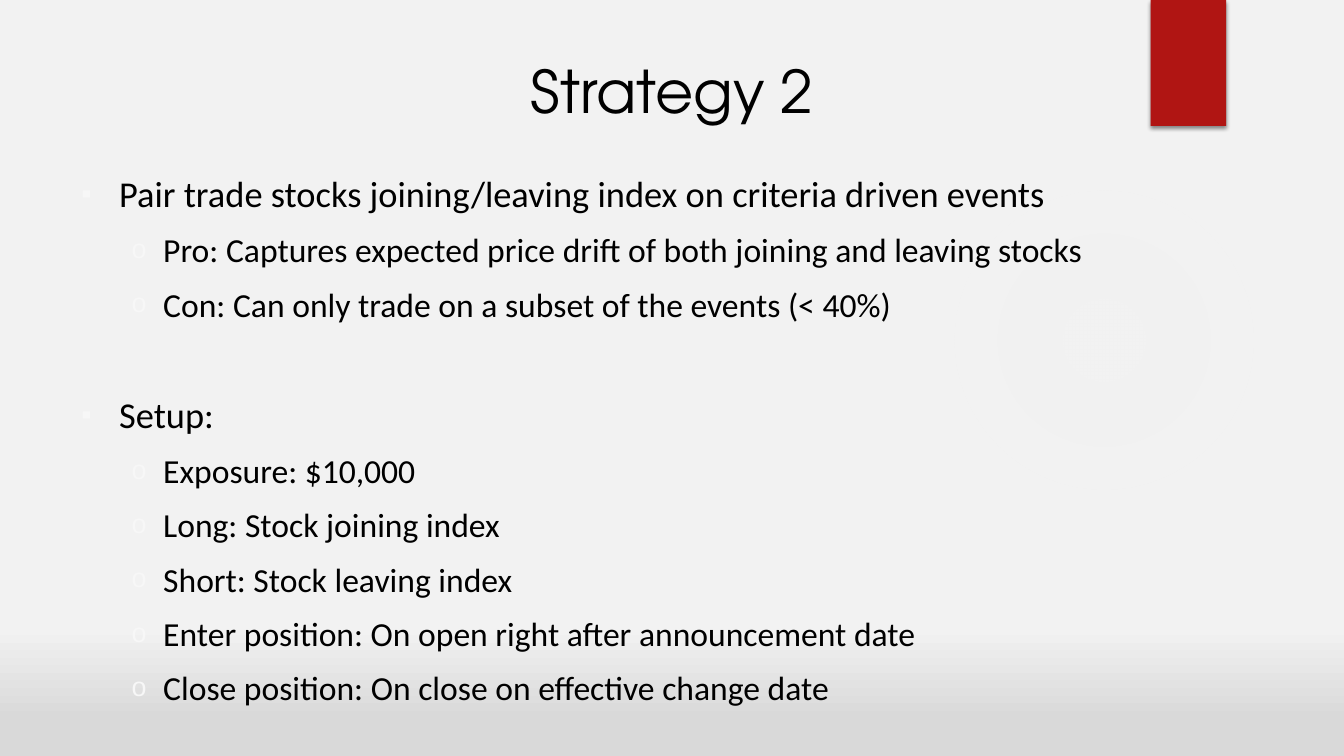
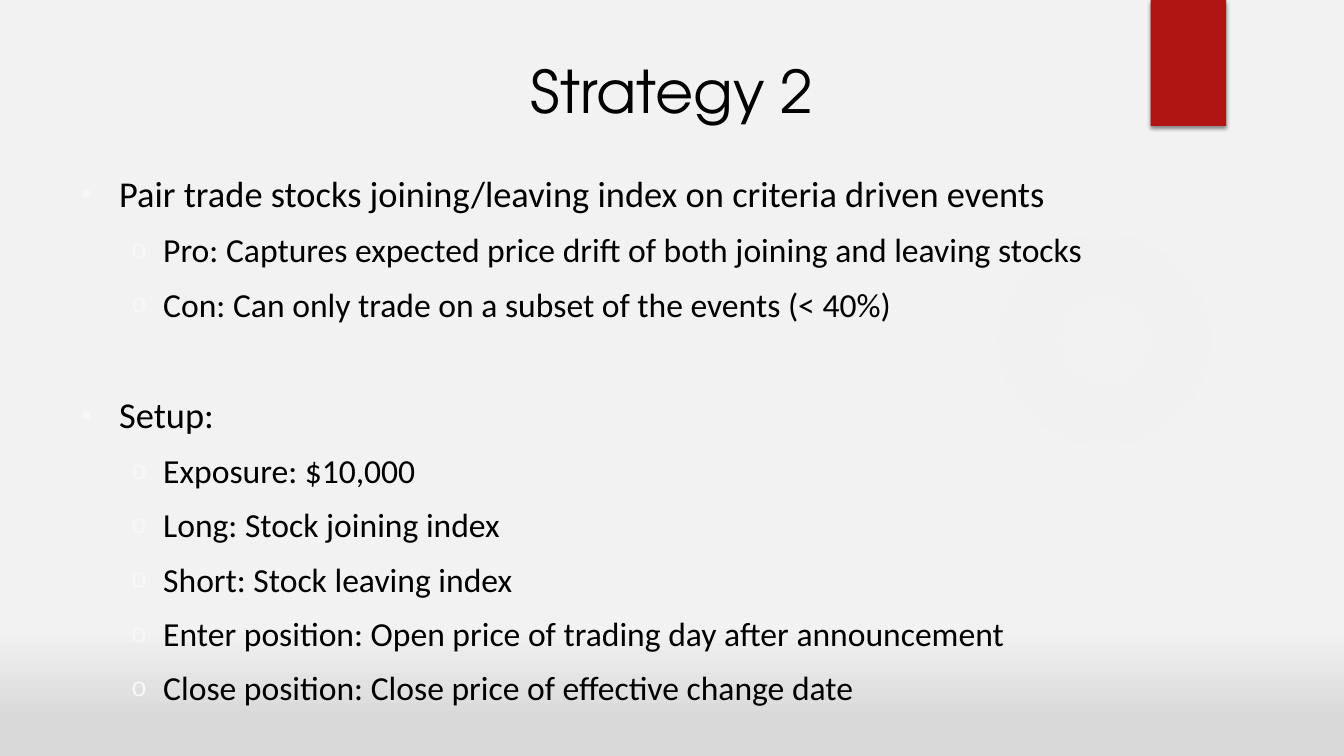
Before and after one commit to bspeice/experimental-finance, a slide deck: slide 20 of Final Project/SP500_Composition/EDF-Presentation.pptx (slide 13 before the commit). Drawn at 1344x756 pixels with LibreOffice and Linux fonts; fonts in the diff are those of the drawing; background and template pictures are left out. Boxes give left, top, right and bottom in pixels: in the first picture for what was removed or moved away, otherwise in the second. Text is boxed around its words. In the diff, an @@ line names an element or a change of style, - is before the commit and + after.

```diff
--- a/Final Project/SP500_Composition/EDF-Presentation.pptx
+++ b/Final Project/SP500_Composition/EDF-Presentation.pptx
@@ text at (163,622,1004,706): text changed @@
-  o Enter position: On open right after announcement date
-  o Close position: On close on effective change date
+  o Enter position: Open price of trading day after announcement
+  o Close position: Close price of effective change date
```
Also in this commit, not shown: 9 other slides changed, 1 slide added, 4 other files.
